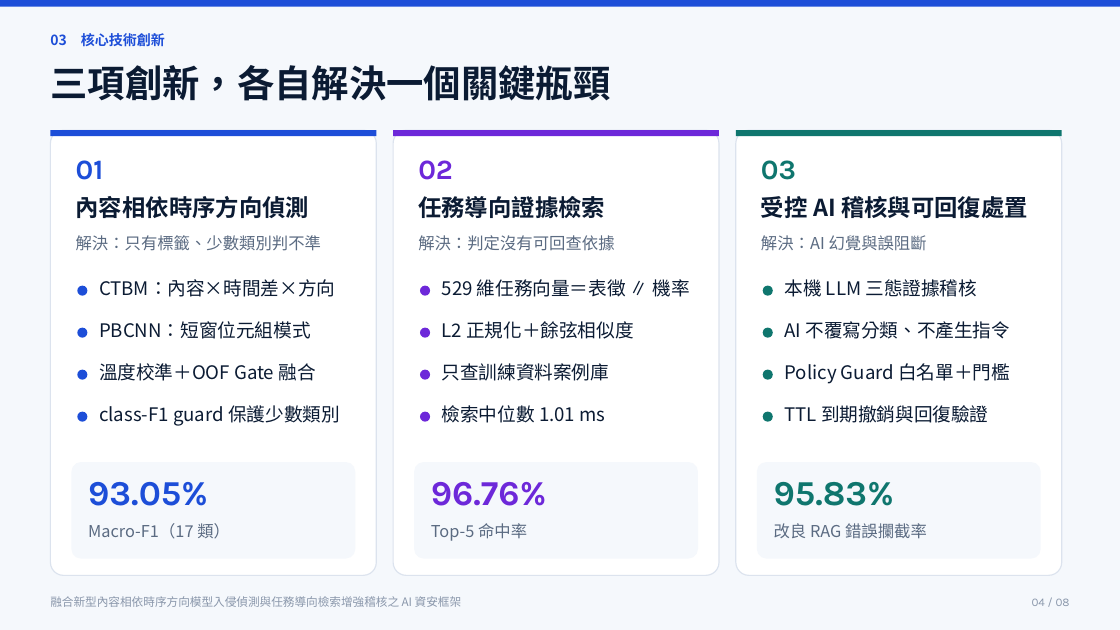
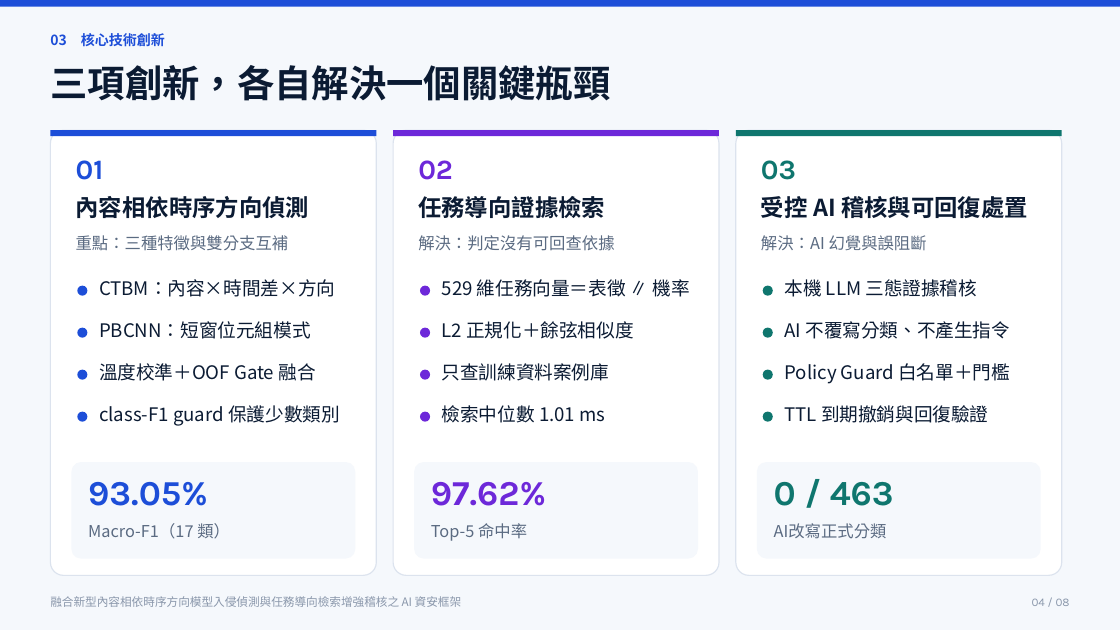
Before and after one commit to Lily09-project/innoserve-competition, a slide deck: slide 4 of deliverables/決賽簡報_AI資安框架.pptx. Drawn at 1120x630 pixels with LibreOffice and Linux fonts; fonts in the diff are those of the drawing. Boxes give left, top, right and bottom in pixels: in the first picture for what was removed or moved away, otherwise in the second. Text is boxed around its words. In the diff, an @@ line names an element or a change of style, - is before the commit and + after.

```diff
--- a/deliverables/決賽簡報_AI資安框架.pptx
+++ b/deliverables/決賽簡報_AI資安框架.pptx
@@ text at (x1=76, y1=235, x2=289, y2=251): text changed @@
-解決：只有標籤、少數類別判不準
+重點：三種特徵與雙分支互補
@@ text at (x1=431, y1=482, x2=546, y2=506): text changed @@
-96.76%
+97.62%
@@ text at (x1=774, y1=482, x2=894, y2=506): text changed @@
-95.83%
+0 / 463
@@ text at (x1=774, y1=523, x2=887, y2=539): text changed @@
-改良 RAG 錯誤攔截率
+AI改寫正式分類
```
Also in this commit, not shown: 5 other slides changed, 29 other files.
